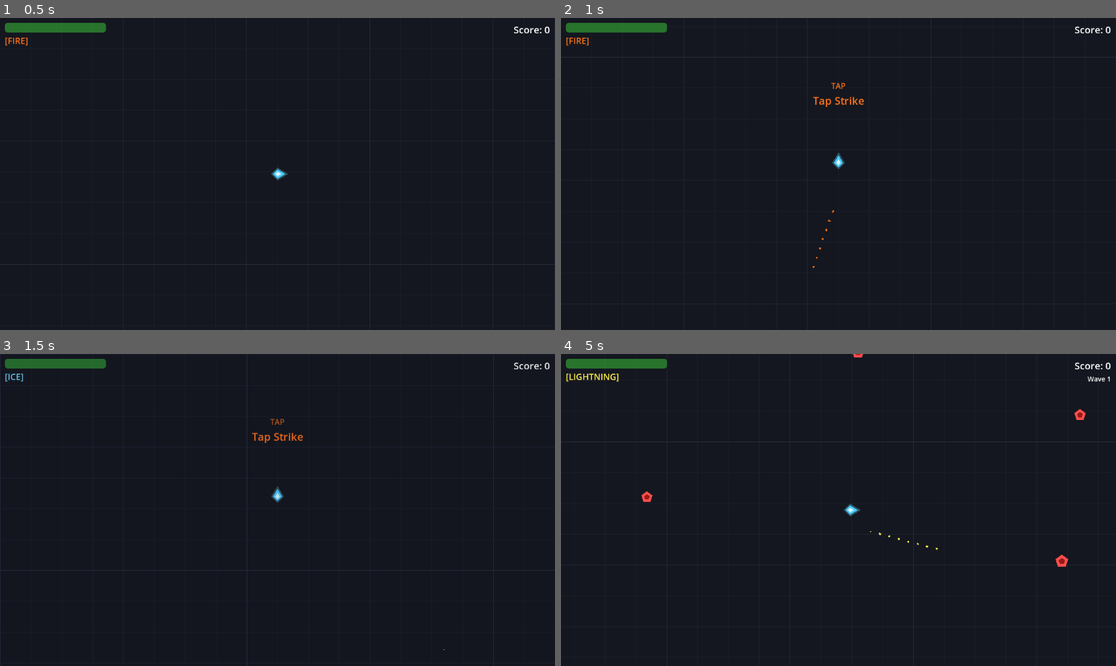
Above: before the commit, frames 1-4 (two rows, left to right).
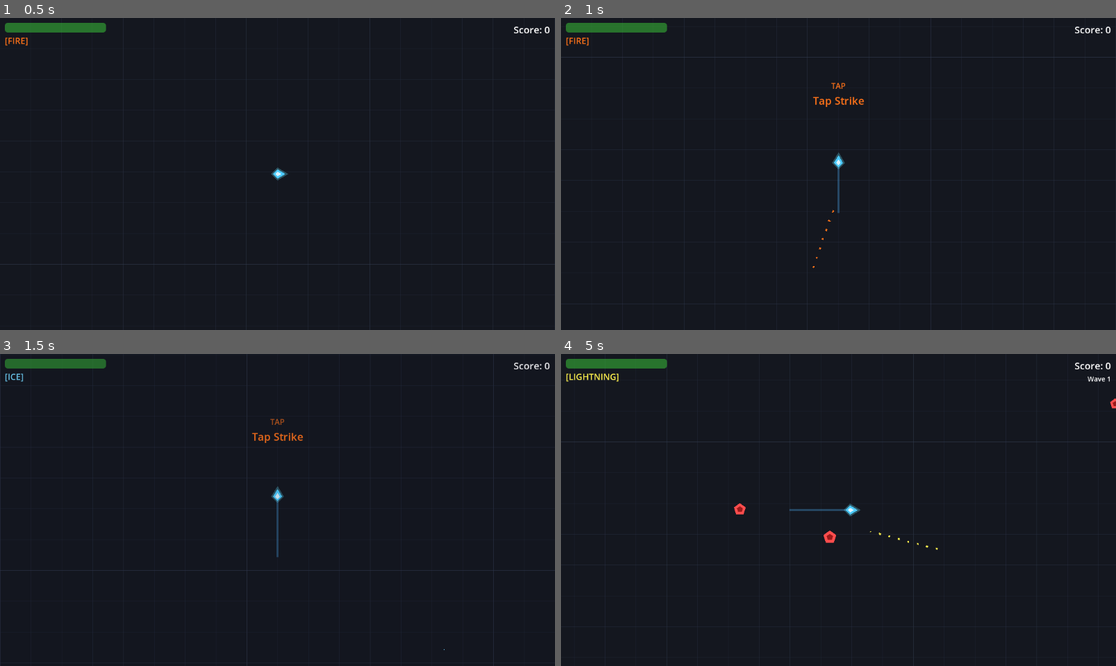
Above: after the commit, the same moments.

Repository: georgeIshaq/its-glyphing-time
Game: Godot game, scene res://scenes/Main.tscn
Two runs of this game, one before a commit and one after it. Both use one fixed random seed, a clock stepped at 60 frames per second and the inputs below.
Inputs (mouse positions are in pixels of both pictures, inside the frame that each line leads up to):
- Up to frame 1 (0.5 s): no input
- Up to frame 2 (1 s): tap Enter at 0.5 s; move the mouse to (810, 236) at 0.52 s; hold W (move_up) from 0.53 s (still down); hold 1 (switch_fire) from 0.53 s (still down); click (810, 236) at 0.67 s
- Up to frame 3 (1.5 s): keep holding W (move_up); tap Space at 1.25 s; move the mouse to (444, 556) at 1.27 s; release 1 (switch_fire) at 1.28 s; tap 2 (switch_ice) at 1.35 s; click (444, 556) at 1.42 s
- Up to frame 4 (5 s): move the mouse to (672, 463) at 2.02 s; release W (move_up) at 2.03 s; hold 3 (switch_lightning) 2.03-2.78 s; hold A (move_left) 2.03-3.53 s; click (672, 463) at 2.17 s; move the mouse to (866, 510) at 2.77 s; tap 1 (switch_fire) at 2.85 s; click (866, 510) at 2.92 s; move the mouse to (755, 432) at 3.52 s; hold S (move_down) 3.53-4.28 s; hold 2 (switch_ice) 3.53-4.28 s; click (755, 432) at 3.67 s; move the mouse to (960, 494) at 4.27 s; hold D (move_right) from 4.28 s (still down); tap 3 (switch_lightning) at 4.35 s; click (960, 494) at 4.42 s

Frame 1 is identical in both runs. In frame 2, less than 0.1% of the frame differs, in the area x 49-51%, y 47-63%; in frame 3, less than 0.1%; in frame 4, 0.4%, in the area x 14-100%, y 0-69%.

Commit message:
Add health pickups, spawn warnings, player trail, and impact VFX
- Enemies have 15% chance to drop health pickup (green cross, floats,
  auto-despawns after 10s)
- Spawn warning indicators: flashing red diamond appears 0.6s before
  each enemy materializes, giving player time to react
- Player trail: fading Line2D follows movement for motion feedback
- Projectile impact particles burst on hit in element color
- Enhanced glyph stroke: width varies with drawing speed, color
  brightens as stroke lengthens
- Refactored spawn system for warning -> spawn flow

Co-Authored-By: Claude Opus 4.6 (1M context) <noreply@anthropic.com>

Diff:
--- /dev/null
+++ b/scenes/HealthPickup.tscn
@@ -0,0 +1,14 @@
+[gd_scene load_steps=3 format=3]
+
+[ext_resource type="Script" path="res://scripts/health_pickup.gd" id="1_pickup"]
+
+[sub_resource type="CircleShape2D" id="CircleShape2D_pickup"]
+radius = 12.0
+
+[node name="HealthPickup" type="Area2D"]
+collision_layer = 0
+collision_mask = 1
+script = ExtResource("1_pickup")
+
+[node name="CollisionShape2D" type="CollisionShape2D" parent="."]
+shape = SubResource("CircleShape2D_pickup")
--- a/scenes/Player.tscn
+++ b/scenes/Player.tscn
@@ -1,7 +1,8 @@
-[gd_scene load_steps=4 format=3 uid="uid://cso30cjs82oee"]
+[gd_scene load_steps=5 format=3 uid="uid://cso30cjs82oee"]
 
 [ext_resource type="Script" uid="uid://dtqu8ak5ufem6" path="res://scripts/player.gd" id="1_v6fml"]
 [ext_resource type="Script" path="res://scripts/player_sprite.gd" id="2_sprite"]
+[ext_resource type="Script" path="res://scripts/player_trail.gd" id="3_trail"]
 
 [sub_resource type="CircleShape2D" id="CircleShape2D_mdl7e"]
 radius = 14.0
@@ -14,3 +15,10 @@
 
 [node name="Sprite2D" type="Node2D" parent="."]
 script = ExtResource("2_sprite")
+
+[node name="Trail" type="Line2D" parent="."]
+z_index = -1
+top_level = true
+width = 4.0
+default_color = Color(0.3, 0.7, 1.0, 0.3)
+script = ExtResource("3_trail")
--- a/scripts/enemy_basic.gd
+++ b/scripts/enemy_basic.gd
@@ -3,6 +3,8 @@
 @export var move_speed: float = 120.0
 @export var hp: int = 3
 @export var enemy_type: String = "basic"
+
+const HEALTH_PICKUP_SCENE := preload("res://scenes/HealthPickup.tscn")
 
 var knockback_velocity: Vector2 = Vector2.ZERO
 var base_move_speed: float = 120.0
@@ -171,7 +173,14 @@
 
 func _die(element: String) -> void:
 	_spawn_death_particles(element)
+	_maybe_drop_health()
 	queue_free()
+
+func _maybe_drop_health() -> void:
+	if randf() < 0.15:  # 15% chance
+		var pickup = HEALTH_PICKUP_SCENE.instantiate()
+		pickup.global_position = global_position
+		get_tree().current_scene.call_deferred("add_child", pickup)
 
 func _flash_hit(element: String) -> void:
 	var sprite: Node = get_node_or_null("Sprite2D")
--- a/scripts/glyph_drawer.gd
+++ b/scripts/glyph_drawer.gd
@@ -64,10 +64,21 @@
 		draw_particles.global_position = pos
 		return
 
-	if points[points.size() - 1].distance_to(pos) >= min_point_distance:
+	var dist: float = points[points.size() - 1].distance_to(pos)
+	if dist >= min_point_distance:
 		points.append(pos)
 		stroke_line.add_point(pos)
 		draw_particles.global_position = pos
+
+		# Dynamic width: faster strokes = thinner, slower = thicker
+		var speed_factor: float = clamp(dist / 30.0, 0.5, 1.5)
+		var base_width: float = 3.0
+		stroke_line.width = base_width / speed_factor
+
+		# Intensify color as stroke gets longer
+		var progress: float = clamp(float(points.size()) / 30.0, 0.0, 1.0)
+		var bright: Color = element_color.lightened(progress * 0.3)
+		stroke_line.default_color = bright
 
 func finish_drawing(release_pos: Vector2) -> void:
 	if not is_drawing:
--- /dev/null
+++ b/scripts/health_pickup.gd
@@ -0,0 +1,39 @@
+extends Area2D
+
+var float_time: float = 0.0
+var base_y: float = 0.0
+var heal_amount: int = 1
+
+func _ready() -> void:
+	body_entered.connect(_on_body_entered)
+	base_y = global_position.y
+
+	# Auto-despawn after 10 seconds
+	var timer := Timer.new()
+	timer.one_shot = true
+	timer.wait_time = 10.0
+	add_child(timer)
+	timer.timeout.connect(_fade_out)
+	timer.start()
+
+func _process(delta: float) -> void:
+	float_time += delta * 3.0
+	global_position.y = base_y + sin(float_time) * 4.0
+	queue_redraw()
+
+func _draw() -> void:
+	# Green glowing cross/plus shape
+	var s: float = 6.0
+	draw_circle(Vector2.ZERO, s * 1.5, Color(0.2, 1.0, 0.3, 0.2))  # glow
+	draw_rect(Rect2(-s, -s * 0.3, s * 2, s * 0.6), Color(0.3, 1.0, 0.4))  # horizontal
+	draw_rect(Rect2(-s * 0.3, -s, s * 0.6, s * 2), Color(0.3, 1.0, 0.4))  # vertical
+
+func _on_body_entered(body: Node) -> void:
+	if body.is_in_group("player") and body.has_method("heal"):
+		body.heal(heal_amount)
+		queue_free()
+
+func _fade_out() -> void:
+	var tween := create_tween()
+	tween.tween_property(self, "modulate:a", 0.0, 0.5)
+	tween.tween_callback(queue_free)
--- a/scripts/main.gd
+++ b/scripts/main.gd
@@ -155,27 +155,43 @@
 	else:
 		return ENEMY_BASIC_SCENE
 
-func _spawn_enemy() -> void:
-	enemies_remaining_in_wave -= 1
-	var enemy = _pick_enemy_scene().instantiate()
-
-	# Spawn outside the viewport
+func _get_spawn_position() -> Vector2:
 	var viewport_rect: Rect2 = get_viewport().get_visible_rect()
 	var cam_pos: Vector2 = player.global_position
 	var half_w: float = viewport_rect.size.x * 0.5 + spawn_margin
 	var half_h: float = viewport_rect.size.y * 0.5 + spawn_margin
 
 	var side: int = randi() % 4
-	var spawn_pos: Vector2
 	match side:
-		0: spawn_pos = Vector2(cam_pos.x + randf_range(-half_w, half_w), cam_pos.y - half_h) # top
-		1: spawn_pos = Vector2(cam_pos.x + randf_range(-half_w, half_w), cam_pos.y + half_h) # bottom
-		2: spawn_pos = Vector2(cam_pos.x - half_w, cam_pos.y + randf_range(-half_h, half_h)) # left
-		3: spawn_pos = Vector2(cam_pos.x + half_w, cam_pos.y + randf_range(-half_h, half_h)) # right
-
+		0: return Vector2(cam_pos.x + randf_range(-half_w, half_w), cam_pos.y - half_h)
+		1: return Vector2(cam_pos.x + randf_range(-half_w, half_w), cam_pos.y + half_h)
+		2: return Vector2(cam_pos.x - half_w, cam_pos.y + randf_range(-half_h, half_h))
+		3: return Vector2(cam_pos.x + half_w, cam_pos.y + randf_range(-half_h, half_h))
+	return cam_pos + Vector2(half_w, 0)
+
+func _spawn_enemy() -> void:
+	enemies_remaining_in_wave -= 1
+	var spawn_pos: Vector2 = _get_spawn_position()
+
+	# Show warning indicator first
+	_show_spawn_warning(spawn_pos)
+
+	# Spawn enemy after warning
+	var scene: PackedScene = _pick_enemy_scene()
+	var timer := get_tree().create_timer(0.6)
+	timer.timeout.connect(_do_spawn.bind(scene, spawn_pos))
+
+func _do_spawn(scene: PackedScene, spawn_pos: Vector2) -> void:
+	var enemy = scene.instantiate()
 	enemy.global_position = spawn_pos
 	enemy.tree_exiting.connect(_on_enemy_killed.bind(enemy))
 	enemies_node.add_child(enemy)
+
+func _show_spawn_warning(pos: Vector2) -> void:
+	var warning := Node2D.new()
+	warning.global_position = pos
+	warning.set_script(load("res://scripts/spawn_warning.gd"))
+	get_tree().current_scene.add_child(warning)
 
 func _on_enemy_killed(enemy: Node) -> void:
 	if not game_over and enemy.hp <= 0:
--- /dev/null
+++ b/scripts/player_trail.gd
@@ -0,0 +1,18 @@
+extends Line2D
+# Motion trail behind the player
+
+var max_points: int = 15
+var point_spacing: float = 8.0
+
+func _process(_delta: float) -> void:
+	var parent: Node2D = get_parent()
+	if parent == null:
+		return
+
+	var current_pos: Vector2 = parent.global_position
+
+	if get_point_count() == 0 or current_pos.distance_to(get_point_position(0)) >= point_spacing:
+		add_point(current_pos, 0)
+
+	while get_point_count() > max_points:
+		remove_point(get_point_count() - 1)
--- /dev/null
+++ b/scripts/spawn_warning.gd
@@ -0,0 +1,36 @@
+extends Node2D
+# Flashing warning indicator where an enemy is about to spawn
+
+var lifetime: float = 0.6
+var elapsed: float = 0.0
+
+func _process(delta: float) -> void:
+	elapsed += delta
+	if elapsed >= lifetime:
+		queue_free()
+		return
+	queue_redraw()
+
+func _draw() -> void:
+	var progress: float = elapsed / lifetime
+	var pulse: float = abs(sin(progress * PI * 4.0))
+	var alpha: float = pulse * (1.0 - progress)
+	var size: float = 20.0 * (1.0 + progress * 0.5)
+
+	# Flashing red diamond
+	var color := Color(1.0, 0.3, 0.3, alpha)
+	var points := PackedVector2Array([
+		Vector2(0, -size),
+		Vector2(size, 0),
+		Vector2(0, size),
+		Vector2(-size, 0),
+	])
+	draw_colored_polygon(points, color)
+
+	# Outer ring
+	var ring_color := Color(1.0, 0.2, 0.2, alpha * 0.5)
+	for i in range(8):
+		var angle: float = TAU * float(i) / 8.0
+		var from: Vector2 = Vector2.RIGHT.rotated(angle) * size * 1.3
+		var to: Vector2 = Vector2.RIGHT.rotated(angle) * size * 1.8
+		draw_line(from, to, ring_color, 2.0)
--- a/scripts/spell_projectile.gd
+++ b/scripts/spell_projectile.gd
@@ -45,9 +45,41 @@
 
 	if body.has_method("take_damage"):
 		body.take_damage(damage, element)
+		_spawn_impact()
 
 	if not pierce:
 		queue_free()
+
+func _spawn_impact() -> void:
+	var impact := GPUParticles2D.new()
+	impact.emitting = false
+	impact.amount = 10
+	impact.lifetime = 0.3
+	impact.one_shot = true
+	impact.explosiveness = 1.0
+
+	var mat := ParticleProcessMaterial.new()
+	mat.direction = Vector3(0, 0, 0)
+	mat.spread = 180.0
+	mat.initial_velocity_min = 50.0
+	mat.initial_velocity_max = 120.0
+	mat.gravity = Vector3.ZERO
+	mat.scale_min = 1.5
+	mat.scale_max = 3.5
+	mat.damping_min = 50.0
+	mat.damping_max = 80.0
+
+	match element:
+		"fire": mat.color = Color(1.0, 0.5, 0.1)
+		"ice": mat.color = Color(0.5, 0.85, 1.0)
+		"lightning": mat.color = Color(1.0, 1.0, 0.4)
+		_: mat.color = Color.WHITE
+
+	impact.process_material = mat
+	impact.global_position = global_position
+	get_tree().current_scene.add_child(impact)
+	impact.emitting = true
+	get_tree().create_timer(0.8).timeout.connect(impact.queue_free)
 
 func _on_lifetime_expired() -> void:
 	queue_free()
Not shown, added: scripts/health_pickup.gd.uid
